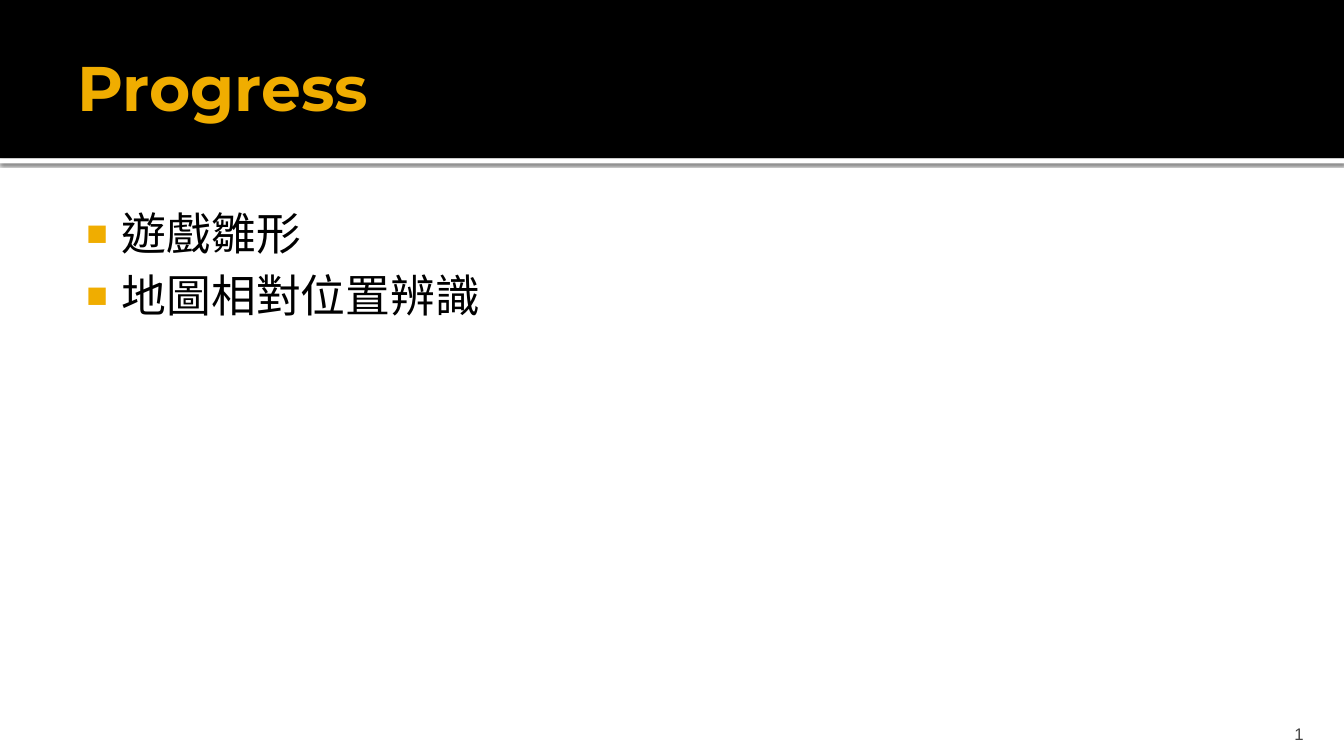
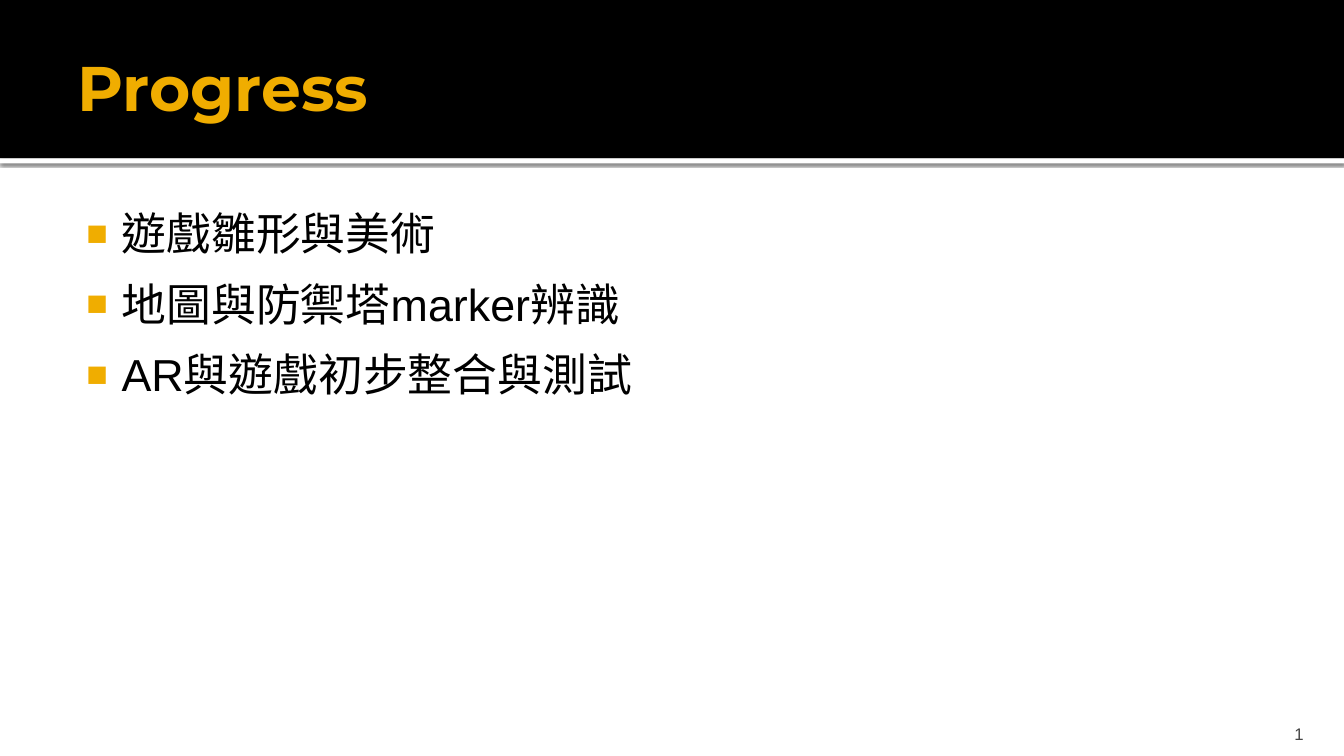
Before and after one commit to tobygameac/2015AR, a slide deck: slide 2 of Progress/2015-11-25_Progress_Report.pptx. Drawn at 1344x756 pixels with LibreOffice and Linux fonts; fonts in the diff are those of the drawing; background and template pictures are left out. Boxes give left, top, right and bottom in pixels: in the first picture for what was removed or moved away, otherwise in the second. Text is boxed around its words. In the diff, an @@ line names an element or a change of style, - is before the commit and + after.

Commit message:
11/25progress ppt

```diff
--- a/Progress/2015-11-25_Progress_Report.pptx
+++ b/Progress/2015-11-25_Progress_Report.pptx
@@ text at (x1=122, y1=212, x2=632, y2=395): text changed @@
-■ 遊戲雛形
-■ 地圖相對位置辨識
+■ 遊戲雛形與美術
+■ 地圖與防禦塔marker辨識
+■ AR與遊戲初步整合與測試
```
Also in this commit, not shown: 2 other slides changed, 1 slide added, 1 slide removed, 1 other file.
